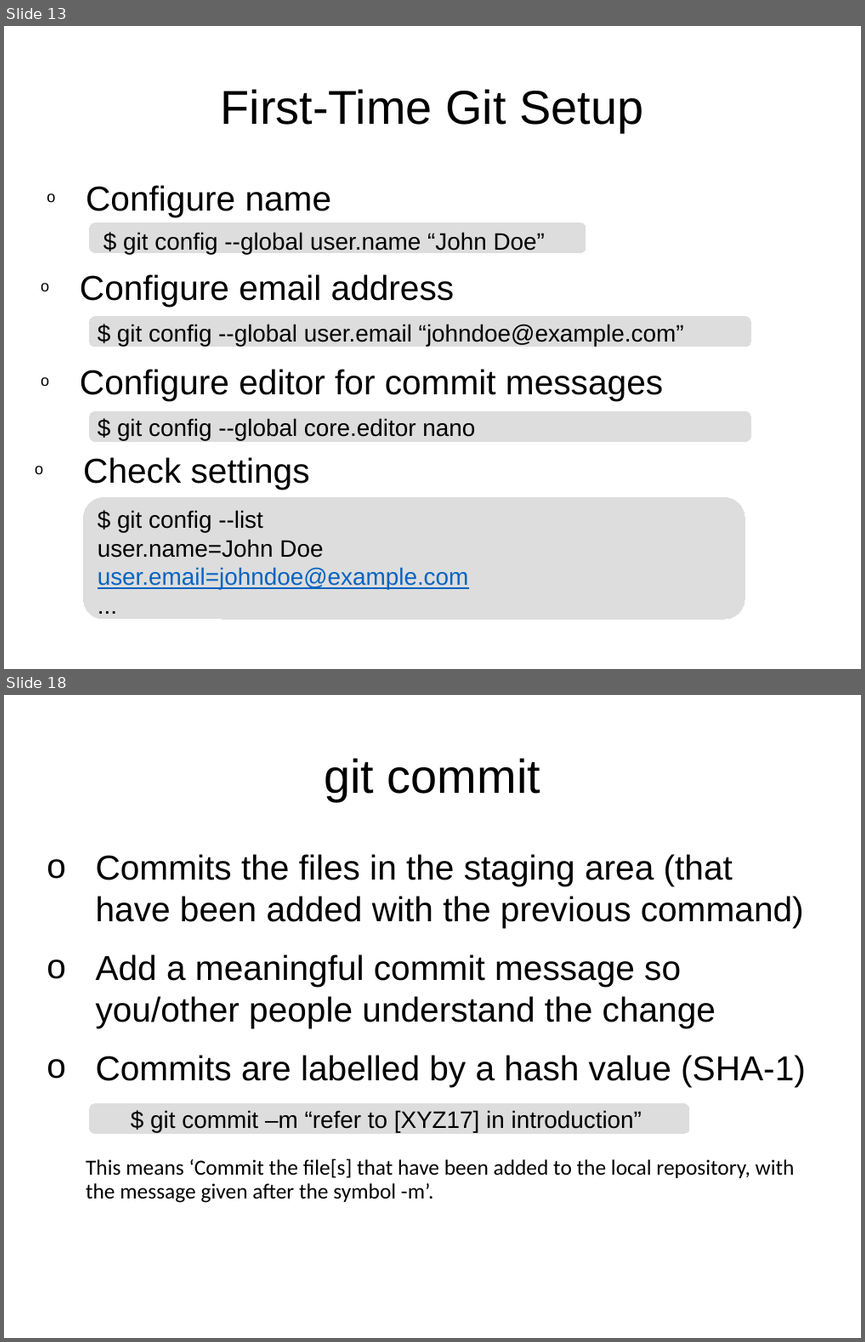
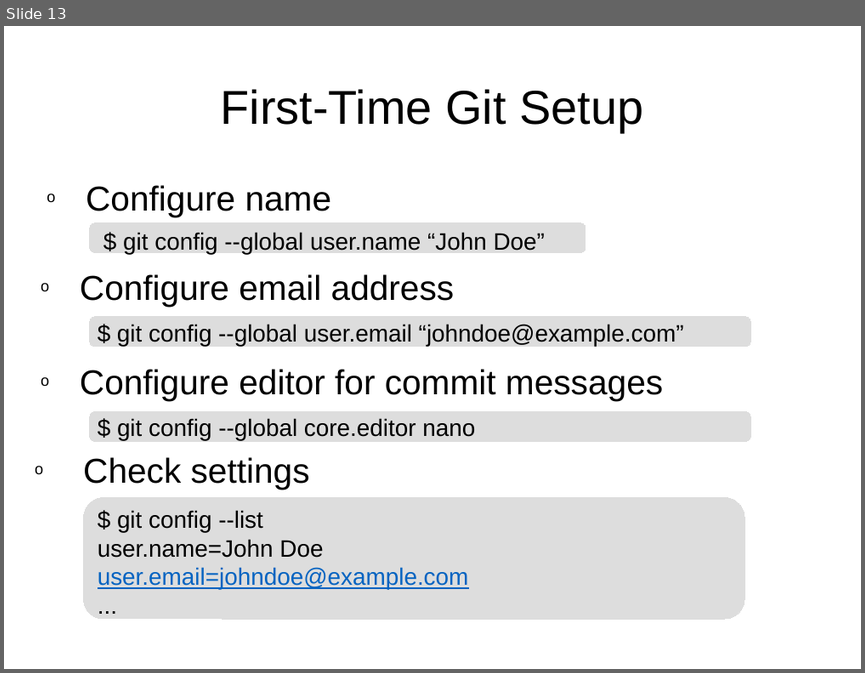
Before and after one commit to rachelplayer/isg-playground, a slide deck: git_workshop.pptx. Shown one above the other, each under a label of ours: slides 13 and 18 before the commit, slide 13 after it; the slides between them are not shown. The pictures are 865x1342 and 865x673 pixels, drawn with LibreOffice and Linux fonts; fonts in the diff are those of the drawing. Boxes give left, top, right and bottom in pixels: in the first picture for what was removed or moved away, otherwise in the second. Text is boxed around its words. In the diff, an @@ line names an element or a change of style, - is before the commit and + after.

```diff
--- a/git_workshop.pptx
+++ b/git_workshop.pptx
@@ slide 18 removed at <box>4,695,861,1338</box>, background #FFFFFF @@
@@ title removed at <box>324,758,540,801</box> @@
-git commit
@@ text removed at <box>86,854,806,1202</box> @@
-o Commits the files in the staging area (that have been added with the previous command)
-o Add a meaningful commit message so you/other people understand the change
-o Commits are labelled by a hash value (SHA-1)
-  This means ‘Commit the file[s] that have been added to the local repository, with the message given after the symbol -m’.
@@ freeform shape removed at <box>90,1104,689,1134</box> @@
@@ text removed at <box>150,1110,642,1132</box> @@
-$ git commit –m “refer to [XYZ17] in introduction”
```
Also in this commit, not shown: 6 slides changed, 33 slides added, 51 other slides removed.
